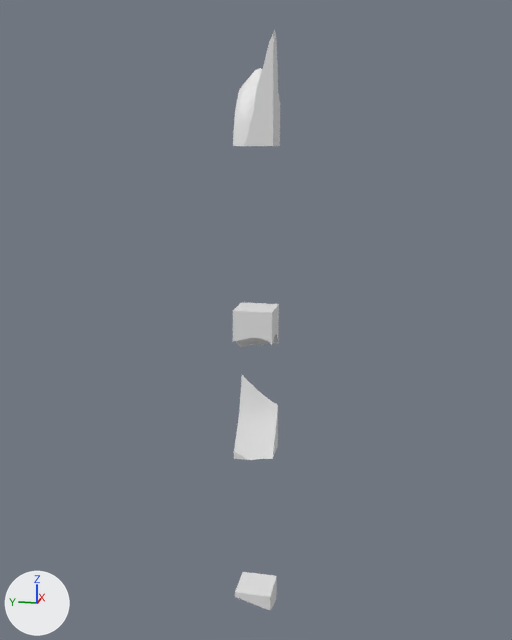
The glTF model assets/terrain/surface_pieces/surf_11_8.glb: old version first, new version second.
Rendered twice from a 50 mm camera at (-139.4, 50.2, 5.1) aimed at (-51.6, 67.7, -16.9). The lights are fixed; the arrows at lower left show +X, +Y and +Z. The picture after the commit comes second. Where no turn or scale is listed for an object, it has been applied to the vertices.

Objects in the first picture: 'layer_1', 'layer_10', 'layer_15', 'layer_2', 'layer_7', 'layer_9' and 2 more.
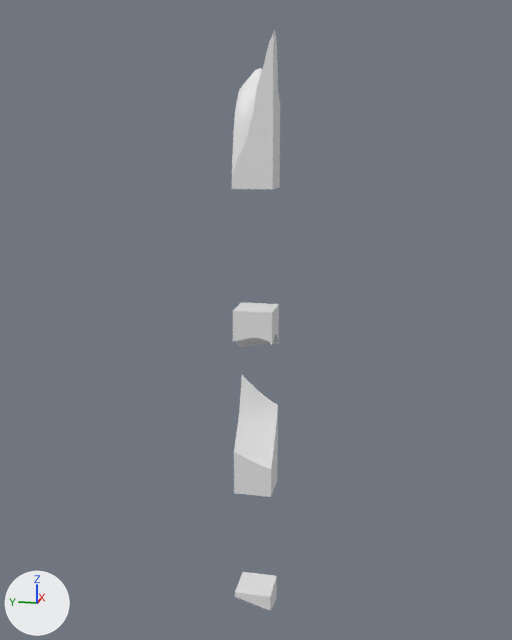
What differs and where, as boxes (x1, y1, x2, y2) in the pictures (512 x 640 px):
'layer_3', added: after (232, 146, 280, 190)
'layer_11', added: after (234, 447, 278, 497)

Patch to the scene script:
```diff
--- a/assets/terrain/surface_pieces/surf_11_8.glb.py
+++ b/assets/terrain/surface_pieces/surf_11_8.glb.py
@@ me_layer_11 @@
+me_layer_11.from_pydata(...)  # 35 vertices, 66 faces; spans x -55.0..-50.0, y 65.0..70.0, z -40.0..-35.0
@@ me_layer_3 @@
+me_layer_3.from_pydata(...)  # 42 vertices, 80 faces; spans x -55.0..-50.0, y 65.0..70.0, z 0.0..5.0
@@ ob_layer_11 @@
+ob_layer_11 = bpy.data.objects.new('layer_11', me_layer_11)
+ob_layer_11.location = (0.0, 0.0, 0.0)
@@ ob_layer_3 @@
+ob_layer_3 = bpy.data.objects.new('layer_3', me_layer_3)
+ob_layer_3.location = (0.0, 0.0, 0.0)
```
